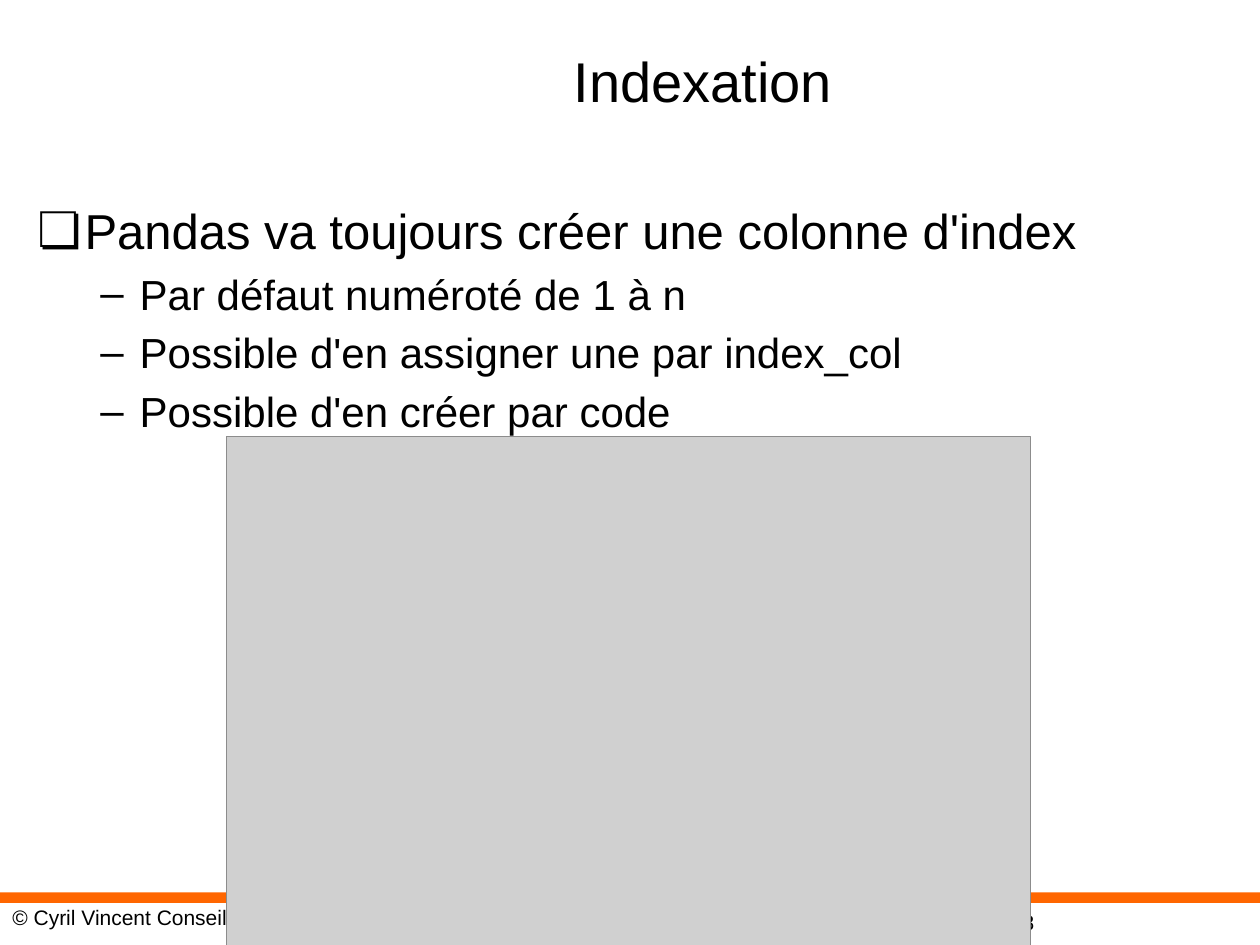
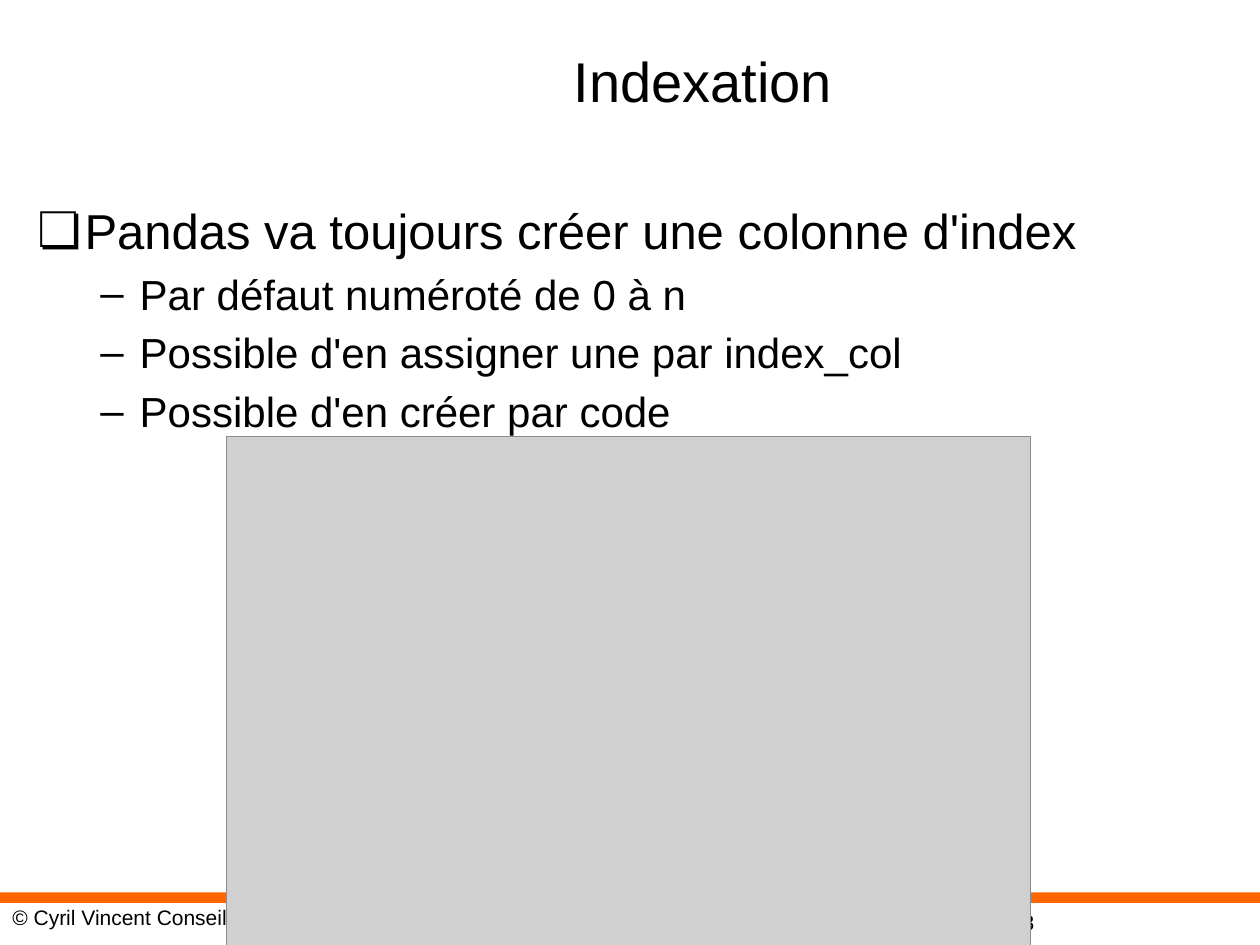
Before and after one commit to cyrilvincent/math, a slide deck: slide 8 of ppt/PythonMath11-Pandas.pptx. Drawn at 1260x945 pixels with LibreOffice and Linux fonts; fonts in the diff are those of the drawing; grey boxes stand for pictures; background and template pictures are left out. Boxes give left, top, right and bottom in pixels: in the first picture for what was removed or moved away, otherwise in the second. Text is boxed around its words. In the diff, an @@ line names an element or a change of style, - is before the commit and + after.

```diff
--- a/ppt/PythonMath11-Pandas.pptx
+++ b/ppt/PythonMath11-Pandas.pptx
@@ text at [140, 279, 686, 311]: text changed @@
-  – Par défaut numéroté de 1 à n
+  – Par défaut numéroté de 0 à n
```
Also in this commit, not shown: 2 other slides changed, 3 other files.
